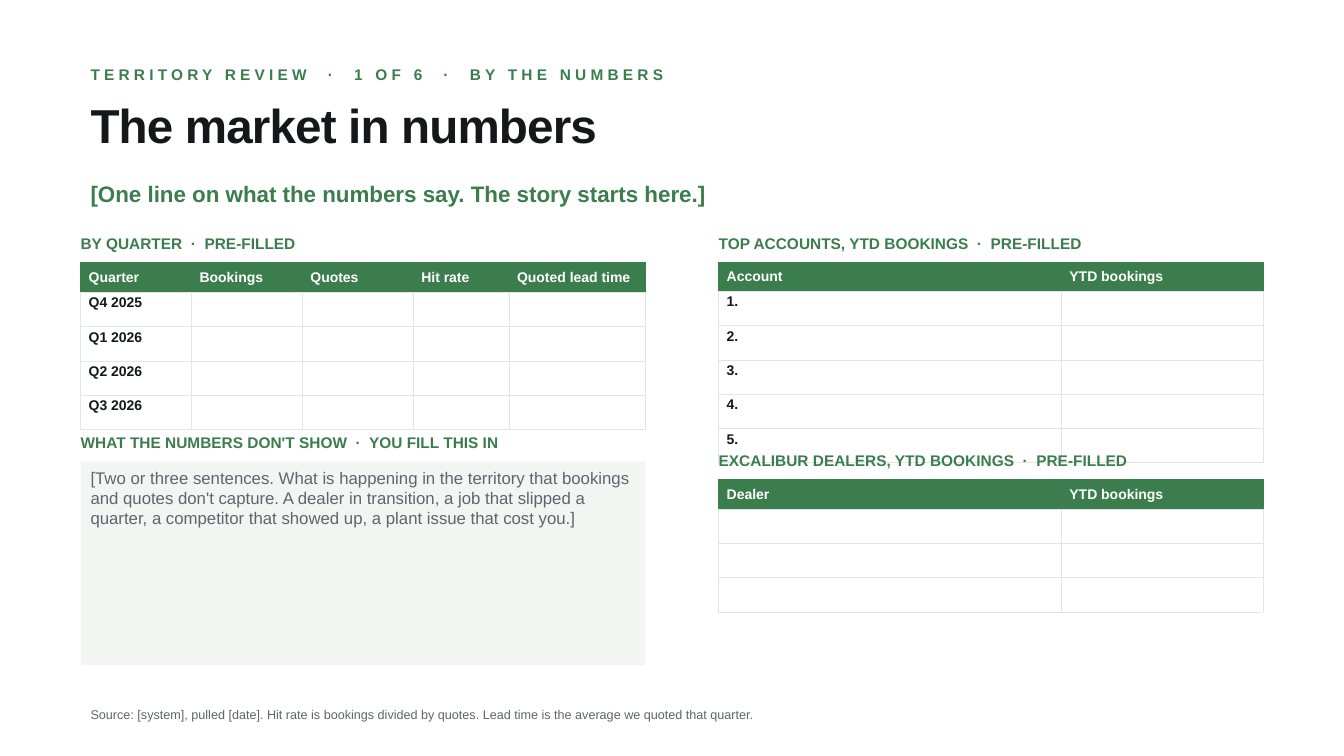
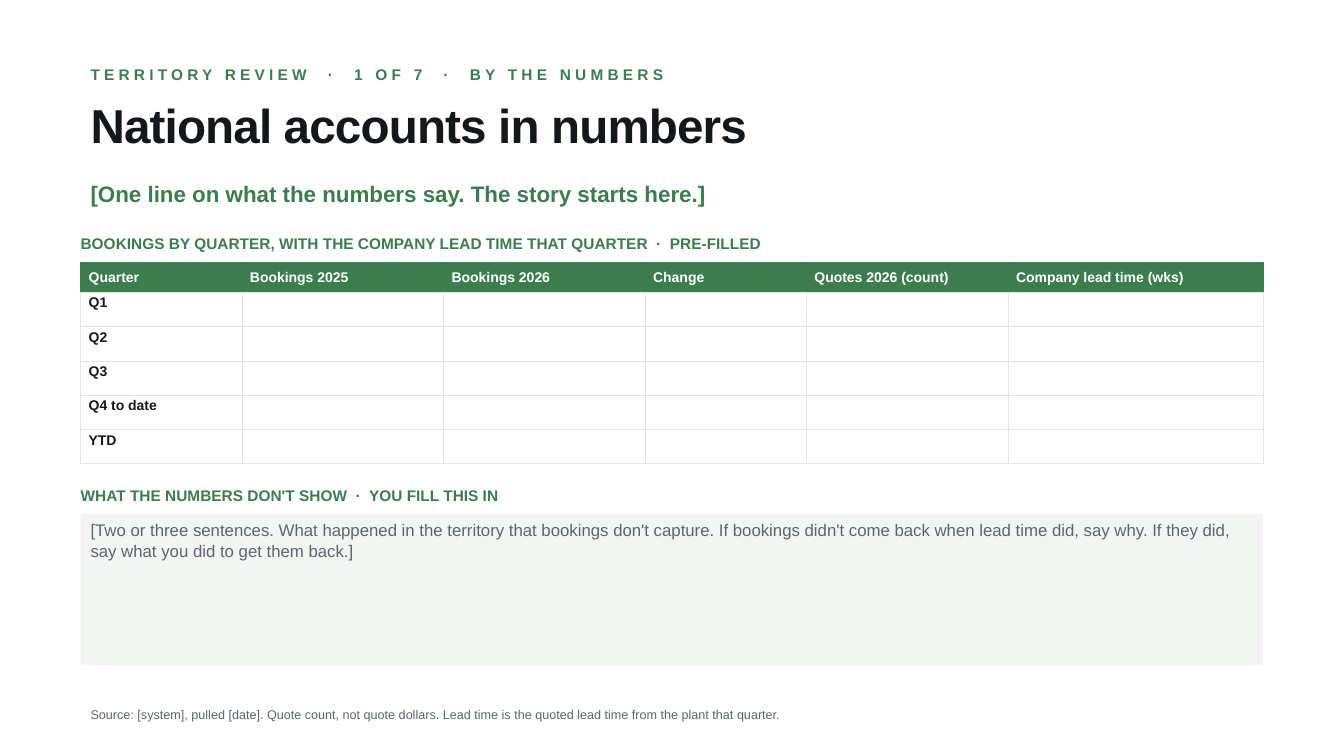
Before and after one commit to guralsnj/git_test, a slide deck: slide 2 of decks/territory-review/Territory Review Template - Market (Mac).pptx. Drawn at 1344x756 pixels with LibreOffice and Linux fonts; fonts in the diff are those of the drawing; background and template pictures are left out. Boxes give left, top, right and bottom in pixels: in the first picture for what was removed or moved away, otherwise in the second. Text is boxed around its words. In the diff, an @@ line names an element or a change of style, - is before the commit and + after.

```diff
--- a/decks/territory-review/Territory Review Template - Market (Mac).pptx
+++ b/decks/territory-review/Territory Review Template - Market (Mac).pptx
@@ text at <box>91,69,663,80</box>: text changed @@
-TERRITORY REVIEW · 1 OF 6 · BY THE NUMBERS
+TERRITORY REVIEW · 1 OF 7 · BY THE NUMBERS
@@ title at <box>91,108,747,144</box>: text changed @@
-The market in numbers
+National accounts in numbers
@@ text at <box>81,238,761,252</box>: text changed @@
-BY QUARTER · PRE-FILLED
+BOOKINGS BY QUARTER, WITH THE COMPANY LEAD TIME THAT QUARTER · PRE-FILLED
@@ text removed at <box>719,238,1082,252</box> @@
-TOP ACCOUNTS, YTD BOOKINGS · PRE-FILLED
@@ table at <box>81,262,1263,449</box> @@
-Quarter | Bookings | Quotes | Hit rate | Quoted lead time
-Q4 2025 |  |  |  | 
-Q1 2026 |  |  |  | 
-Q2 2026 |  |  |  | 
-Q3 2026 |  |  |  | 
+Quarter | Bookings 2025 | Bookings 2026 | Change | Quotes 2026 (count) | Company lead time (wks)
+Q1 |  |  |  |  | 
+Q2 |  |  |  |  | 
+Q3 |  |  |  |  | 
+Q4 to date |  |  |  |  | 
+YTD |  |  |  |  | 
@@ table: place and size @@
-table at <box>81,262,645,417</box>
+table at <box>81,262,1263,449</box>
@@ table removed at <box>719,262,1263,448</box>, 6 rows, 2 columns @@
-Account | YTD bookings
-1. | 
-2. | 
-3. | 
-4. | 
-5. | 
@@ text removed at <box>719,455,1127,469</box> @@
-EXCALIBUR DEALERS, YTD BOOKINGS · PRE-FILLED
@@ text "WHAT THE NUMBERS DON'T SHOW ...": place and size @@
-text "WHAT THE NUMBERS DON'T SHOW ..." at <box>81,437,498,448</box>
+text "WHAT THE NUMBERS DON'T SHOW ..." at <box>81,490,498,501</box>
@@ table removed at <box>719,480,1263,597</box>, 4 rows, 2 columns @@
-Dealer | YTD bookings
- | 
- | 
- | 
@@ rectangle "[Two or three sentences. What ...": place and size @@
-rectangle "[Two or three sentences. What ..." at <box>81,462,645,665</box>
+rectangle "[Two or three sentences. What ..." at <box>81,514,1263,665</box>
@@ text in rectangle at <box>91,524,1230,561</box>: text changed @@
-[Two or three sentences. What is happening in the territory that bookings and quotes don't capture. A dealer in transition, a job that slipped a quarter, a competitor that showed up, a plant issue that cost you.]
+[Two or three sentences. What happened in the territory that bookings don't capture. If bookings didn't come back when lead time did, say why. If they did, say what you did to get them back.]
@@ text at <box>91,710,780,722</box>: text changed @@
-Source: [system], pulled [date]. Hit rate is bookings divided by quotes. Lead time is the average we quoted that quarter.
+Source: [system], pulled [date]. Quote count, not quote dollars. Lead time is the quoted lead time from the plant that quarter.
```
Also in this commit, not shown: 5 other slides changed, 1 slide added, 5 other files.
